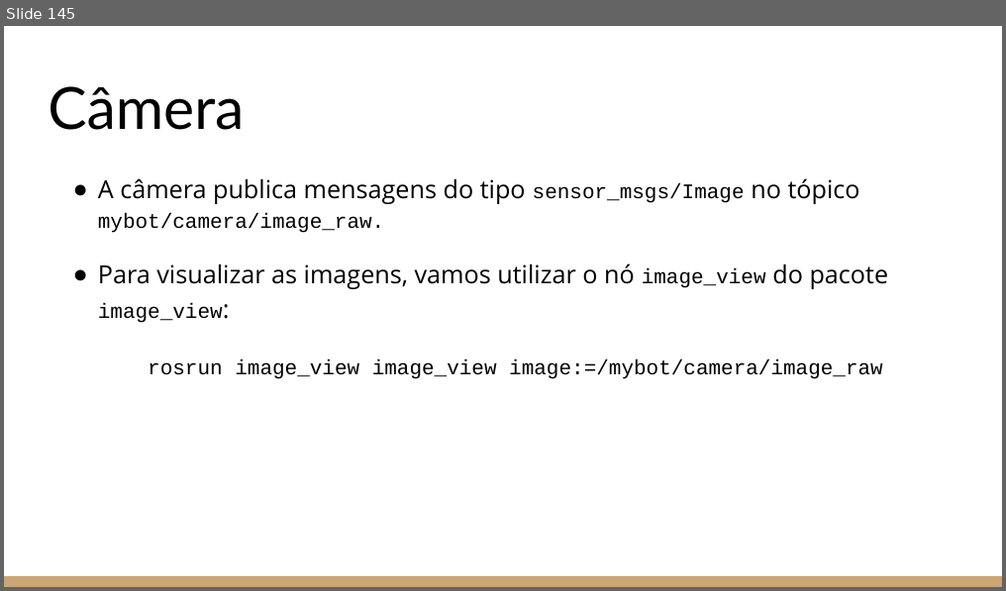
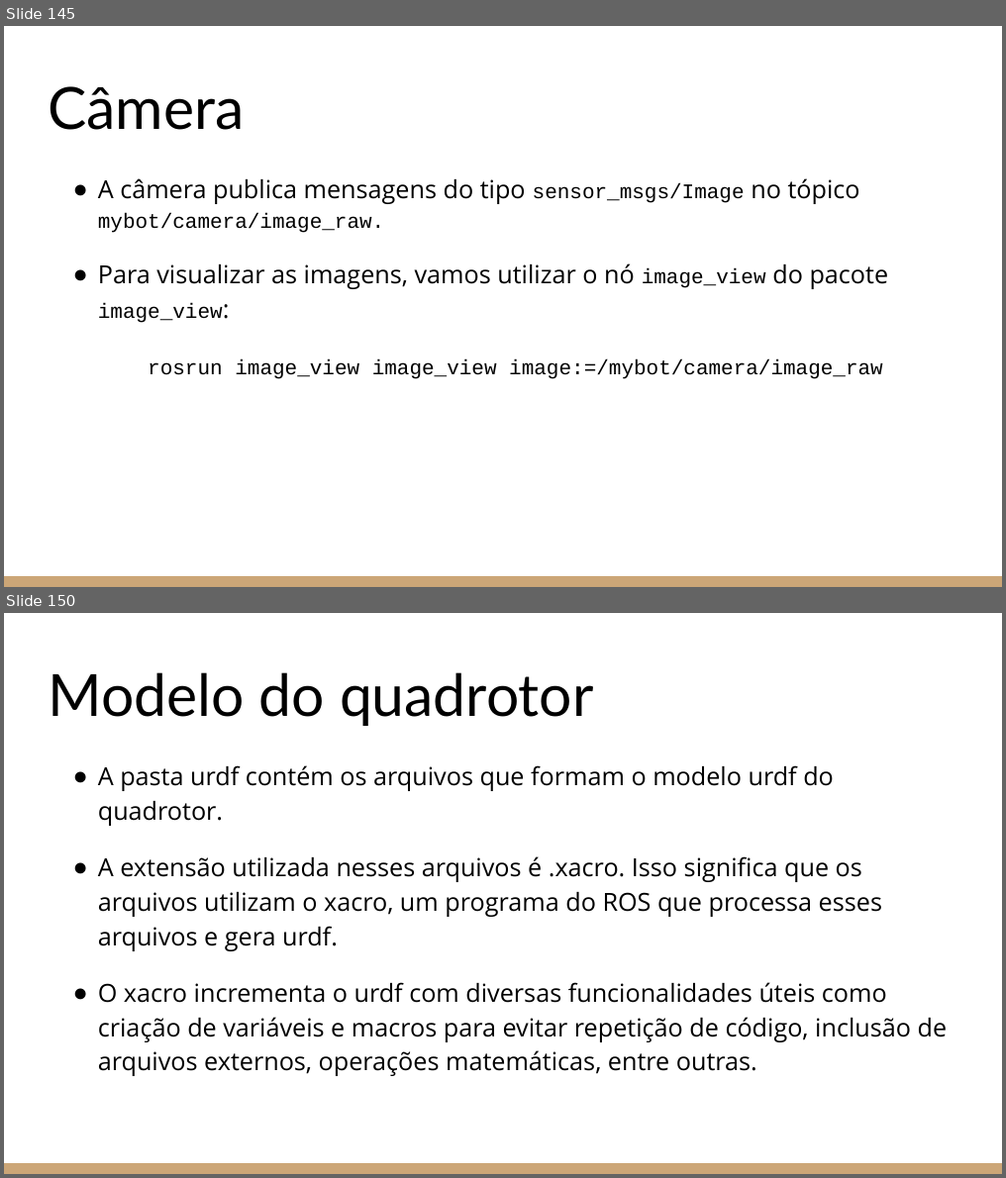
Before and after one commit to Leledj/ros_e_gazebo, a slide deck: Introdução ao ROS e ao Gazebo.pptx. Shown one above the other, each under a label of ours: slide 145 before the commit, slides 145 and 150 after it; the slides between them are not shown. The pictures are 1006x591 and 1006x1178 pixels, drawn with LibreOffice and Linux fonts; fonts in the diff are those of the drawing. Boxes give left, top, right and bottom in pixels: in the first picture for what was removed or moved away, otherwise in the second. Text is boxed around its words. In the diff, an @@ line names an element or a change of style, - is before the commit and + after.

```diff
--- a/Introdução ao ROS e ao Gazebo.pptx
+++ b/Introdução ao ROS e ao Gazebo.pptx
@@ slide 150 added at (x1=4, y1=613, x2=1002, y2=1174), background #FFFFFF; not listed: 1 template element that a slide beside it also shows @@
@@ title added at (x1=48, y1=672, x2=594, y2=726), 42 pt, text #000000 @@
+Modelo do quadrotor
@@ text added at (x1=98, y1=765, x2=947, y2=1076), 18 pt, text #000000 @@
+● A pasta urdf contém os arquivos que formam o modelo urdf do quadrotor.
+● A extensão utilizada nesses arquivos é .xacro. Isso significa que os arquivos utilizam o xacro, um programa do ROS que processa esses arquivos e gera urdf.
+● O xacro incrementa o urdf com diversas funcionalidades úteis como criação de variáveis e macros para evitar repetição de código, inclusão de arquivos externos, operações matemáticas, entre outras.
```
Also in this commit, not shown: 48 other slides added, 2 other files.
